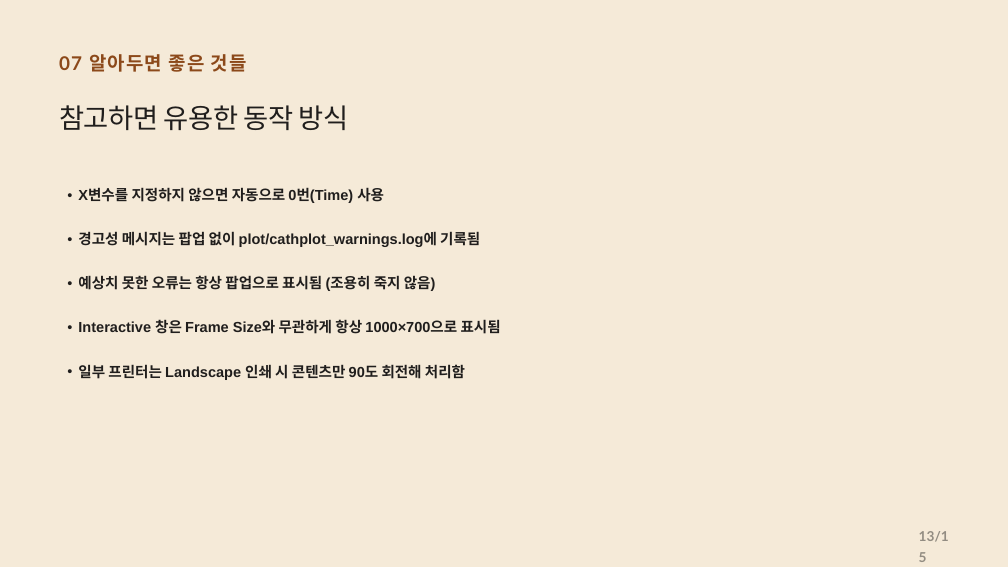
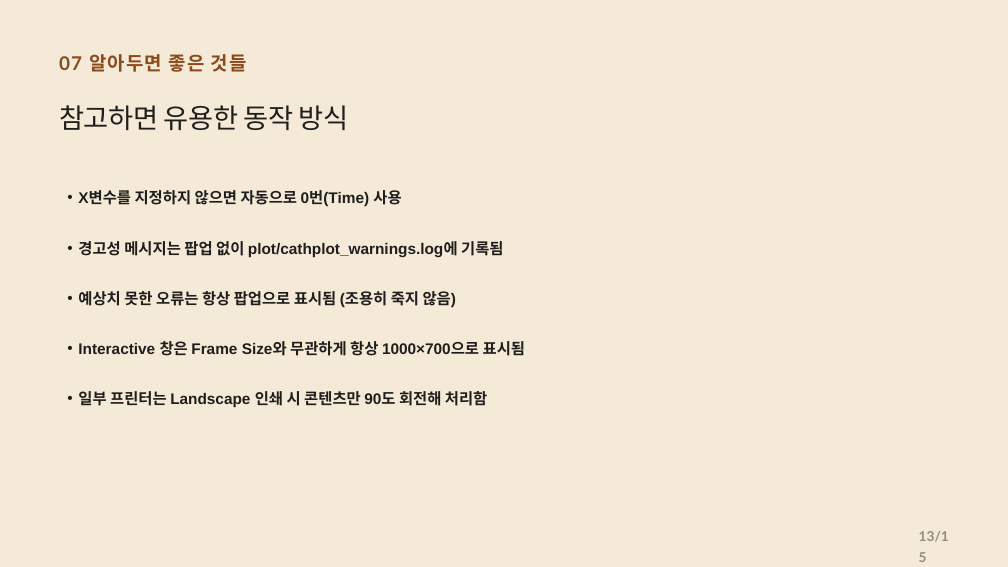
Before and after one commit to CWKIM113/CathPlot_Pub, a slide deck: slide 13 of CathPlot_Deck.pptx. Drawn at 1008x567 pixels with LibreOffice and Linux fonts; fonts in the diff are those of the drawing. Boxes give left, top, right and bottom in pixels: in the first picture for what was removed or moved away, otherwise in the second. Text is boxed around its words. In the diff, an @@ line names an element or a change of style, - is before the commit and + after.

```diff
--- a/CathPlot_Deck.pptx
+++ b/CathPlot_Deck.pptx
@@ text "X변수를 지정하지 않으면 자동으로 0번(Time) ..." at box(78, 190, 525, 408): size 20.8 to 22 pt; line spacing 1.27 to 1.37 @@
```
Also in this commit, not shown: 2 other slides changed, 1 other file.
